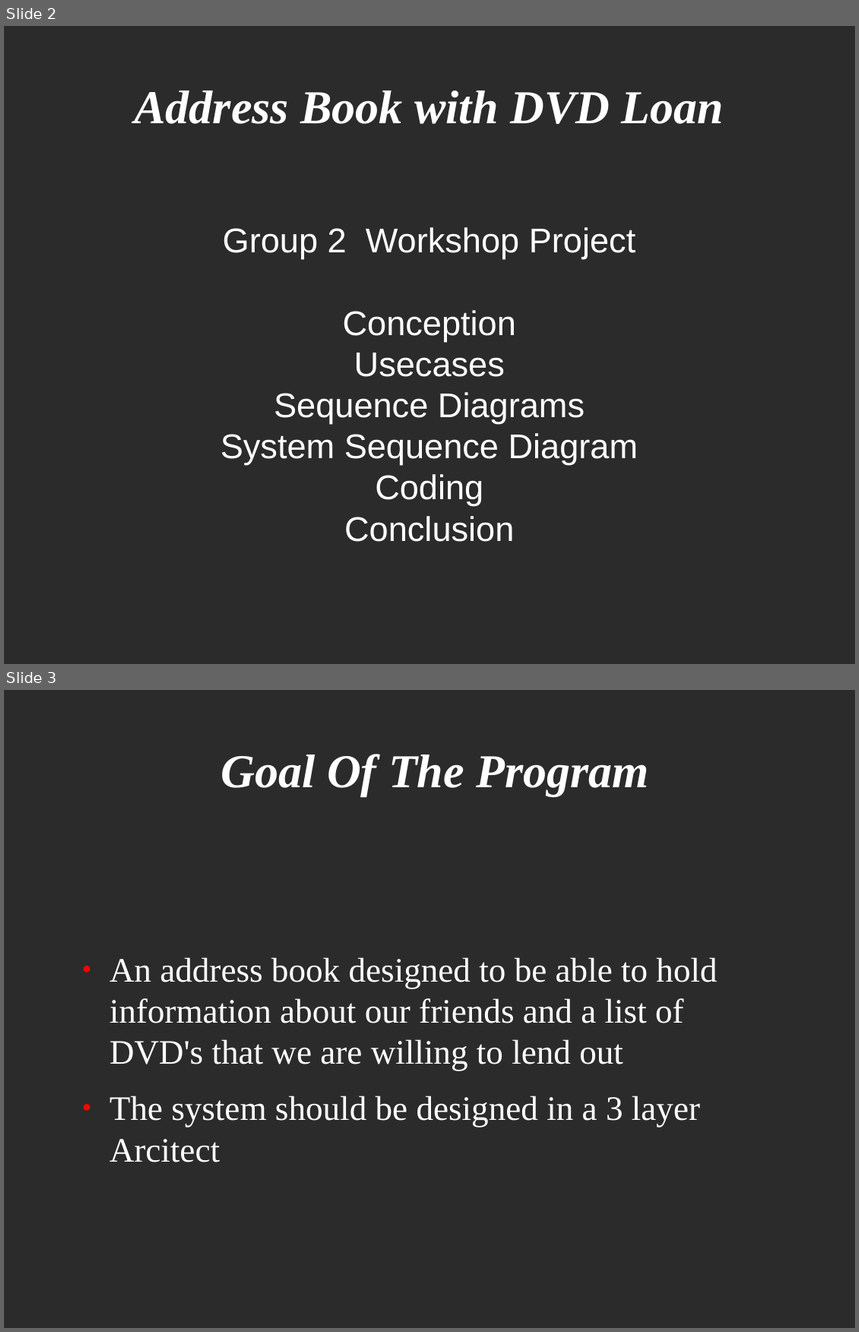
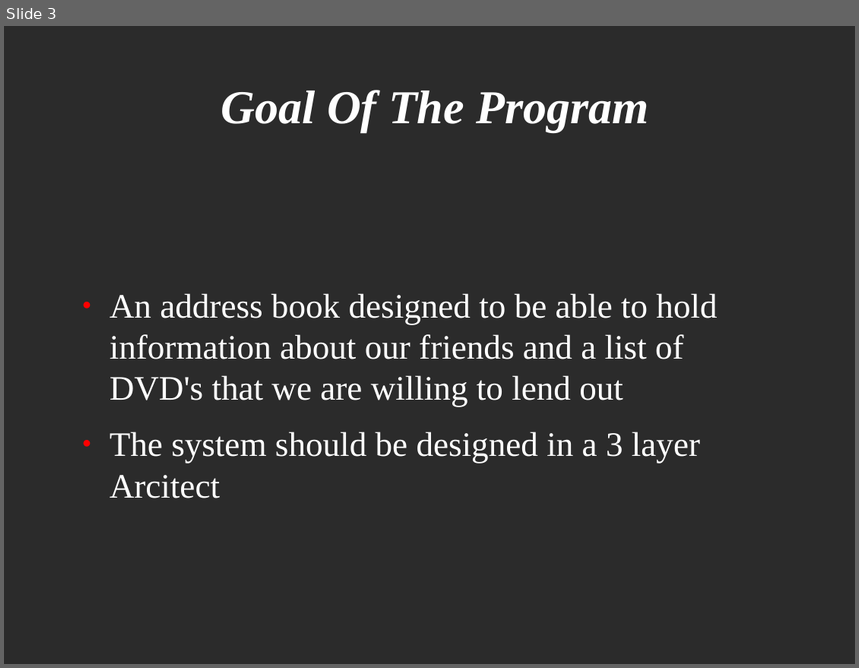
Before and after one commit to CSharkie/ucn-workshop-design-dm83-group2, a slide deck: Workshop group 2.odp. Shown one above the other, each under a label of ours: slides 2 and 3 before the commit, slide 3 after it. The pictures are 859x1332 and 859x668 pixels, drawn with LibreOffice and Linux fonts; fonts in the diff are those of the drawing; background and template pictures are left out; a plain dark background stands for a picture behind light text. Boxes give left, top, right and bottom in pixels: in the first picture for what was removed or moved away, otherwise in the second. Text is boxed around its words. In the diff, an @@ line names an element or a change of style, - is before the commit and + after.

```diff
--- a/Workshop group 2.odp
+++ b/Workshop group 2.odp
@@ slide 2 removed at box(4, 26, 855, 664), background picture (left out) @@
@@ title removed at box(134, 91, 724, 124) @@
-Address Book with DVD Loan
@@ subtitle removed at box(221, 227, 639, 542) @@
-Group 2 Workshop Project
-Conception
-Usecases
-Sequence Diagrams
-System Sequence Diagram
-Coding
-Conclusion
```
Also in this commit, not shown: 2 slides changed, 9 slides added, 1 other slide removed, 3 other files.
